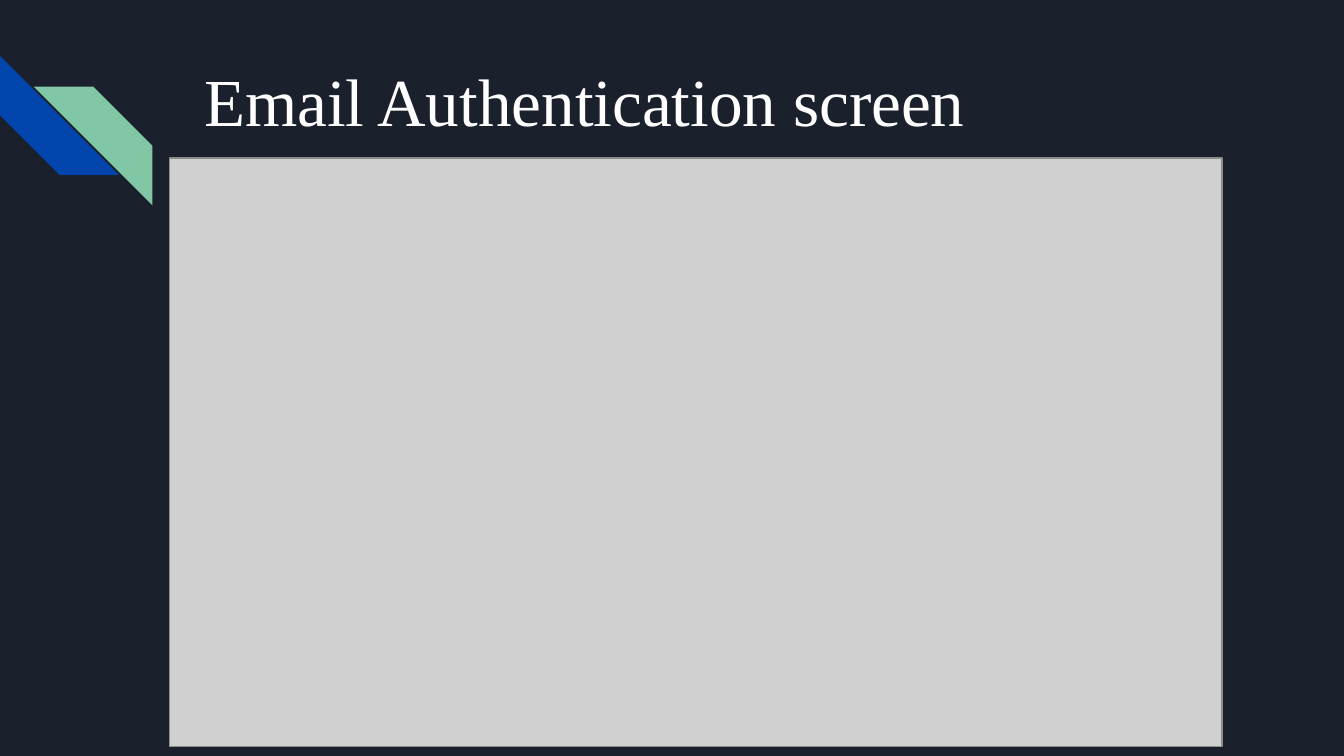
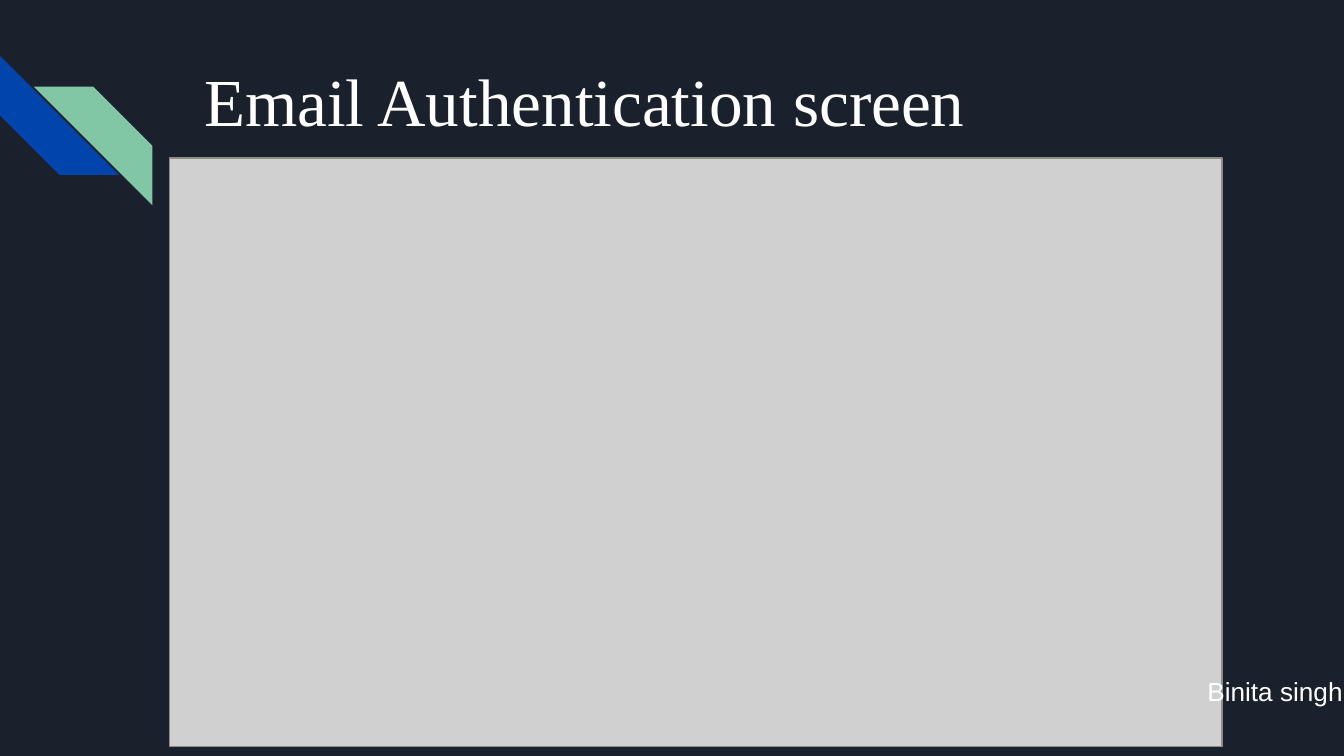
Before and after one commit to tanibi/Northwest-Market, a slide deck: slide 9 of Northwest Market.pptx. Drawn at 1344x756 pixels with LibreOffice and Linux fonts; fonts in the diff are those of the drawing; grey boxes stand for pictures. Boxes give left, top, right and bottom in pixels: in the first picture for what was removed or moved away, otherwise in the second. Text is boxed around its words. In the diff, an @@ line names an element or a change of style, - is before the commit and + after.

```diff
--- a/Northwest Market.pptx
+++ b/Northwest Market.pptx
@@ text added at [1207,680,1343,707], 14 pt, text #FFFFFF @@
+Binita singh
```
Also in this commit, not shown: 20 other slides changed.
